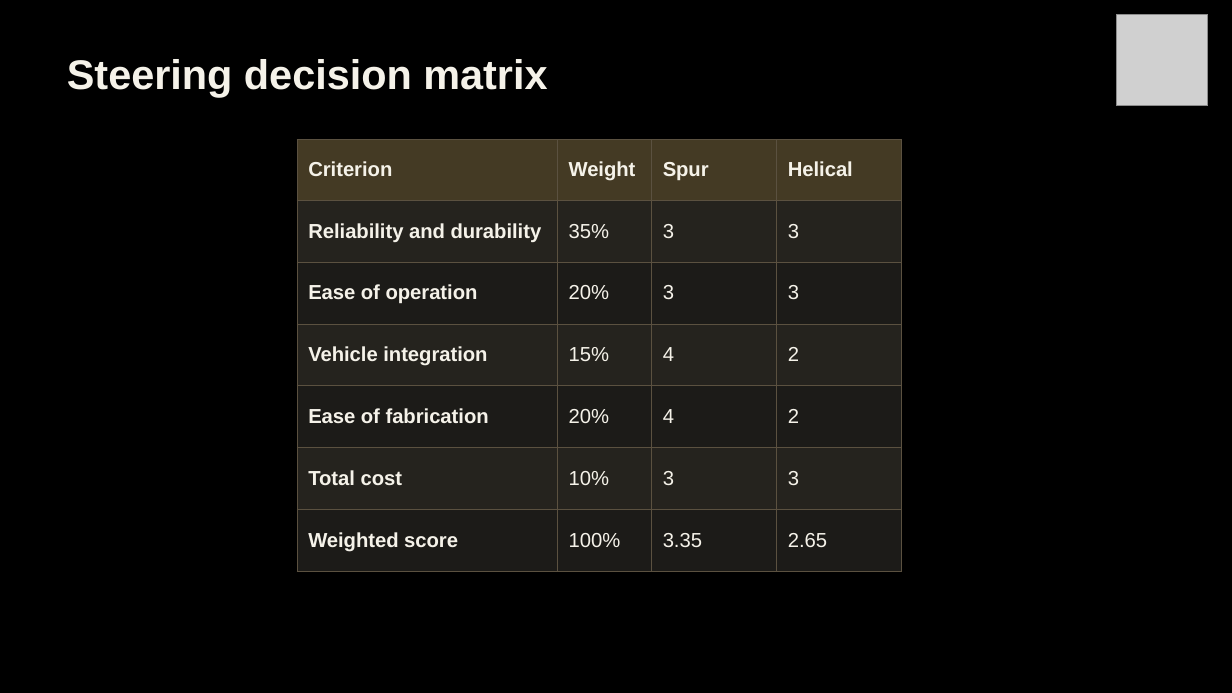
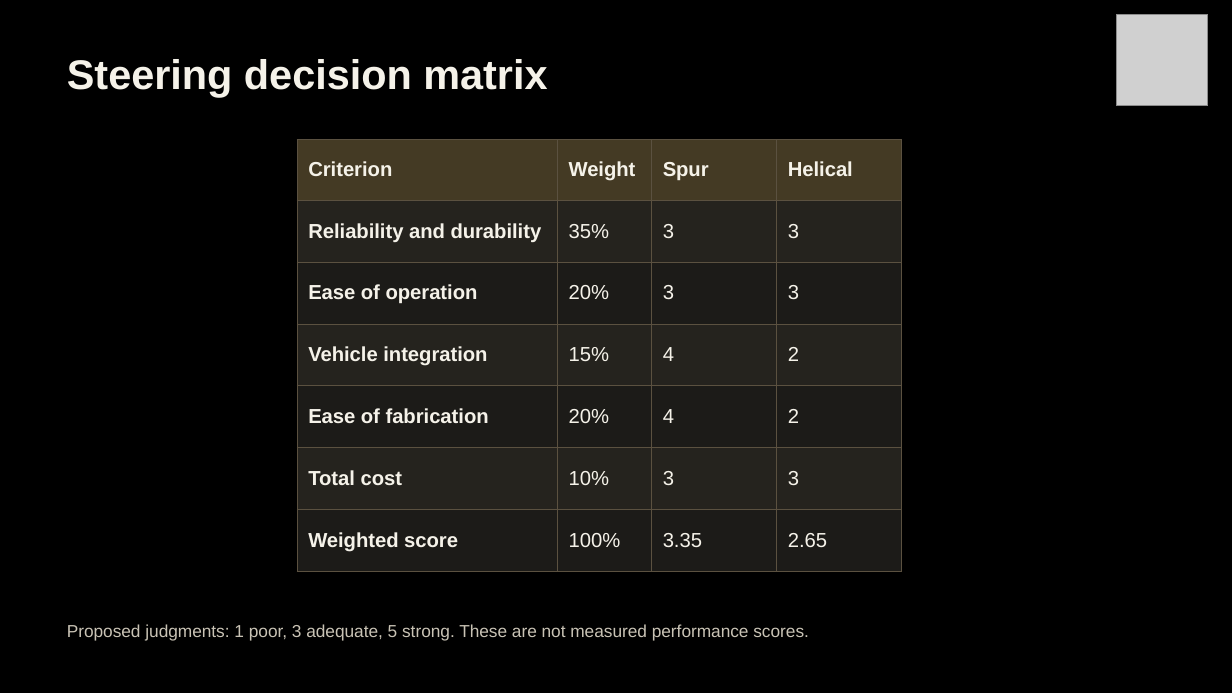
Before and after one commit to Polowater123/Aggie-Baja-Controls-The-A.B.C.-, a slide deck: slide 9 of PDR Draft.pptx (slide 11 before the commit). Drawn at 1232x693 pixels with LibreOffice and Linux fonts; fonts in the diff are those of the drawing; grey boxes stand for pictures. Boxes give left, top, right and bottom in pixels: in the first picture for what was removed or moved away, otherwise in the second. Text is boxed around its words. In the diff, an @@ line names an element or a change of style, - is before the commit and + after.

```diff
--- a/PDR Draft.pptx
+++ b/PDR Draft.pptx
@@ text added at <box>67,624,809,641</box>, 13.5 pt, text #C9C3B5 @@
+Proposed judgments: 1 poor, 3 adequate, 5 strong. These are not measured performance scores.
```
Also in this commit, not shown: 6 other slides changed, 2 slides added, 4 slides removed.
